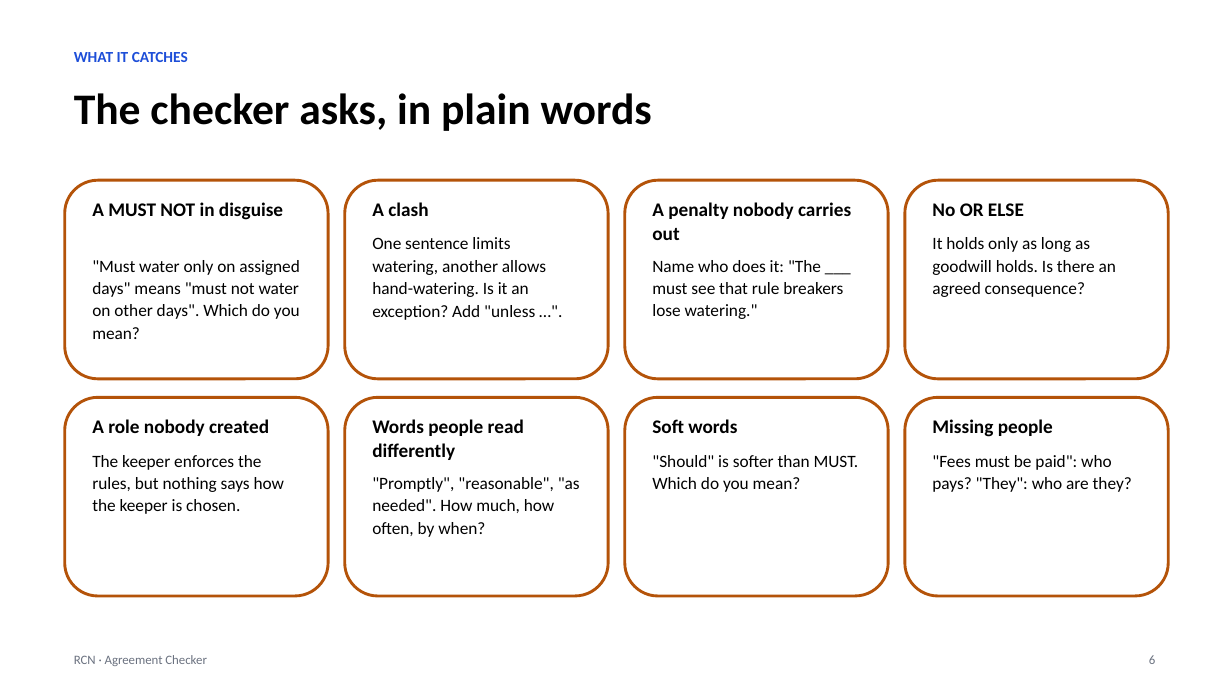
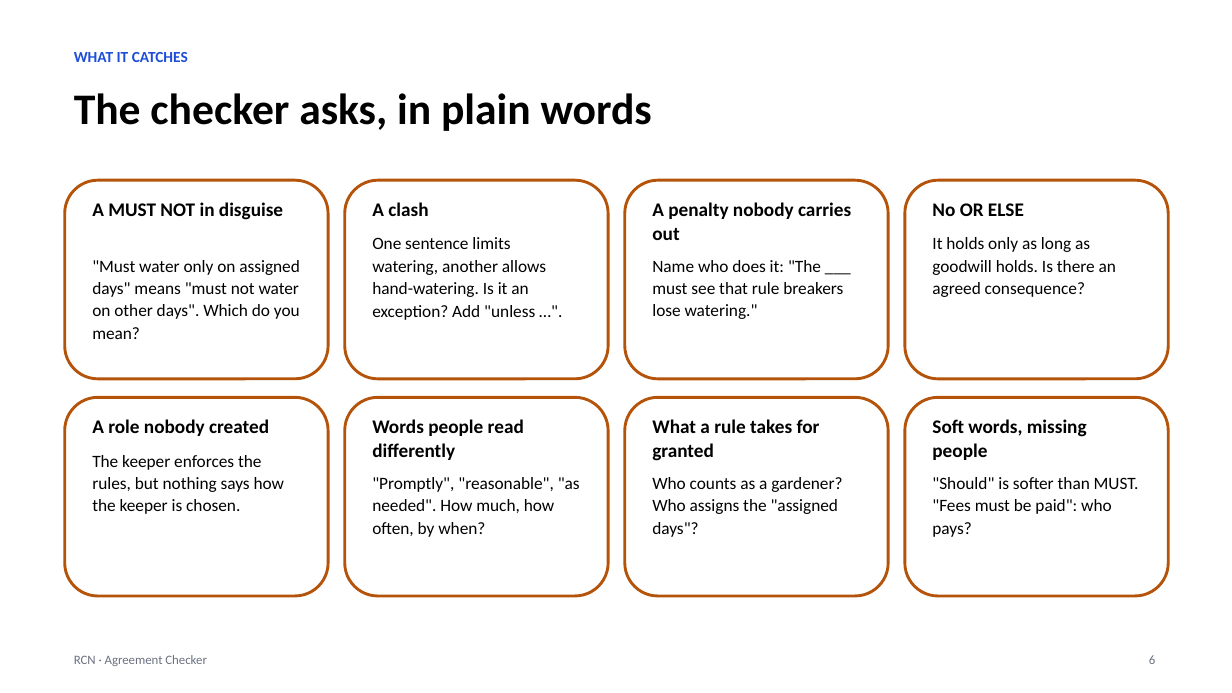
Before and after one commit to marpie1/rcn, a slide deck: slide 6 of tools/rcn-agreement-checker-intro.pptx. Drawn at 1232x693 pixels with LibreOffice and Linux fonts; fonts in the diff are those of the drawing. Boxes give left, top, right and bottom in pixels: in the first picture for what was removed or moved away, otherwise in the second. Text is boxed around its words. In the diff, an @@ line names an element or a change of style, - is before the commit and + after.

```diff
--- a/tools/rcn-agreement-checker-intro.pptx
+++ b/tools/rcn-agreement-checker-intro.pptx
@@ text at bbox=[652, 419, 820, 461]: text changed @@
-Soft words
+What a rule takes for granted
@@ text at bbox=[932, 419, 1087, 460]: text changed @@
-Missing people
+Soft words, missing people
@@ text at bbox=[652, 477, 842, 537]: text changed @@
-"Should" is softer than MUST. Which do you mean?
+Who counts as a gardener? Who assigns the "assigned days"?
@@ text at bbox=[932, 477, 1139, 537]: text changed @@
-"Fees must be paid": who pays? "They": who are they?
+"Should" is softer than MUST. "Fees must be paid": who pays?
```
Also in this commit, not shown: 3 other slides changed, 11 other files.
